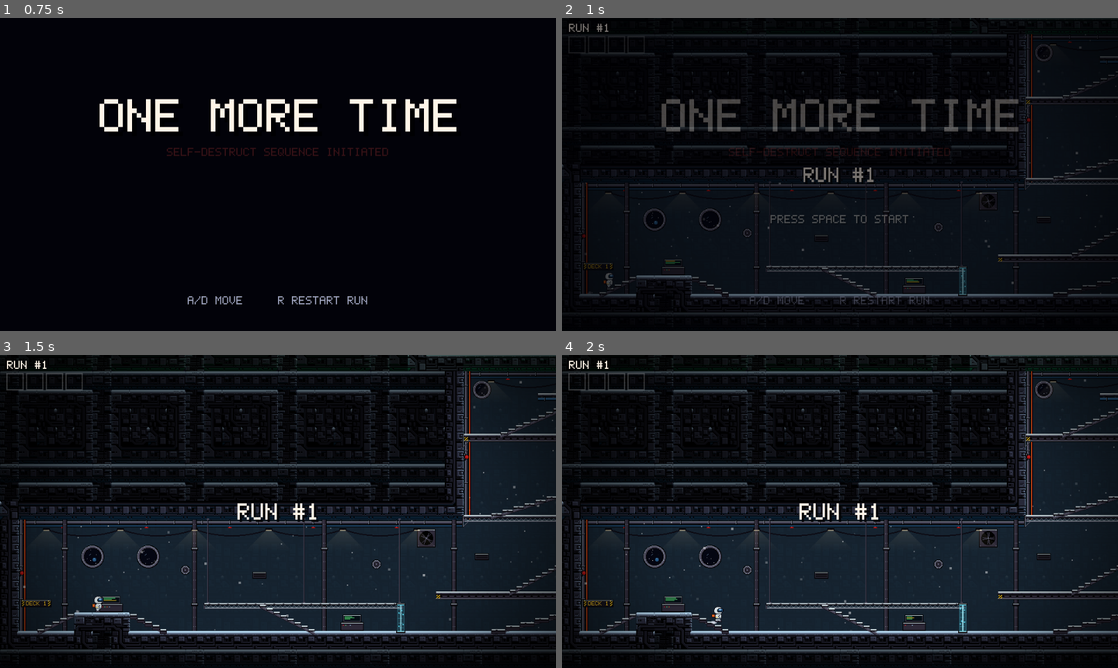
Above: before the commit, frames 1-4 (two rows, left to right).
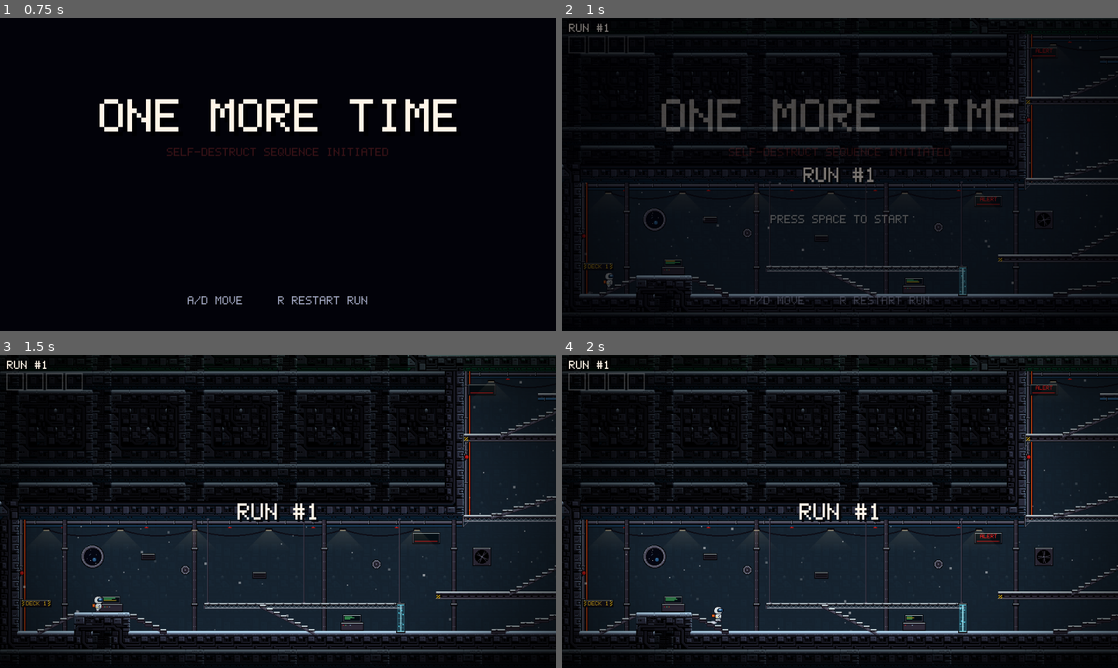
Above: after the commit, the same moments.

Repository: JayChen251/One-more-time
Game: Godot game, scene res://scenes/main.tscn
Two runs of this game, one before a commit and one after it. Both use one fixed random seed, a clock stepped at 60 frames per second and the inputs below.
Inputs:
- Up to frame 1 (0.75 s): tap Enter at 0.5 s; hold D (right) from 0.53 s (still down); tap L (grapple) at 0.6 s
- Up to frame 2 (1 s): keep holding D (right); tap Space (jump) at 0.77 s
- Up to frame 3 (1.5 s): keep holding D (right); tap K (teleport) at 1.35 s
- Up to frame 4 (2 s): keep holding D (right); tap Space (jump) at 1.52 s

Frame 1 is identical in both runs. In frame 2, 0.2% of the frame differs, in the area x 24-89%, y 8-68%; in frame 3, 0.5%; in frame 4, 0.6%, in the area x 24-90%, y 8-69%.

Commit message:
Centre the chunk 2 grapple point between hatches 2 and 3
Co-Authored-By: Claude Opus 5.5 <noreply@anthropic.com>
Claude-Session: https://claude.ai/code/session_01VBg4ft2q8Eto7W6RUi45Wd

Diff:
--- a/scenes/level.tscn
+++ b/scenes/level.tscn
@@ -22,7 +22,7 @@
 
 [node name="Decor" type="Node2D" parent="."]
 script = ExtResource("1_decor")
-items = [["tubering", 2176, 1600, 384, 12], ["tubering", 217 …(2389 unchanged characters)… "damage", 1888, 2848, 64, 64], ["fan", 2272, 2336, 64, 64], ["screen", 2192, 1516, 96, 40], ["window", 2272, 2592, 64, 64], ["fan", 2280, 4456, 48, 48], ["screen", 1680, 4268, 96, 40], ["window", 472, 5400, 80, 80], ["vent", 1832, 2676, 48, 24], ["damage", 2336, 3936, 64, 64], ["fan", 1440, 5344, 64, 64], ["screen", 2320, 3372, 96, 40], ["window", 1632, 4832, 64, 64], ["fan", 2216, 2984, 48, 48], ["screen", 1680, 3052, 96, 40], ["window", 1880, 4440, 80, 80], ["vent", 1640, 5428, 48, 24], ["damage", 1696, 3360, 64, 64], ["fan", 1888, 3552, 64, 64], ["screen", 1616, 2668, 96, 40], ["window", 2144, 3936, 64, 64], ["chase", 2176, 1472, 1, 1088], ["cha …(460 unchanged characters)…
+items = [["tubering", 2176, 1600, 384, 12], ["tubering", 217 …(2389 unchanged characters)… "damage", 1888, 2848, 64, 64], ["fan", 2080, 3936, 64, 64], ["screen", 2256, 2348, 96, 40], ["window", 2208, 1504, 64, 64], ["fan", 2280, 2600, 48, 48], ["screen", 2256, 4460, 96, 40], ["window", 1688, 4248, 80, 80], ["vent", 488, 5428, 48, 24], ["damage", 1824, 2656, 64, 64], ["fan", 2336, 3936, 64, 64], ["screen", 1424, 5356, 96, 40], ["window", 2336, 3360, 64, 64], ["fan", 1896, 3944, 48, 48], ["screen", 1616, 4844, 96, 40], ["window", 2200, 2968, 80, 80], ["vent", 1704, 3060, 48, 24], ["damage", 1888, 4448, 64, 64], ["fan", 1632, 5408, 64, 64], ["screen", 1680, 3372, 96, 40], ["window", 1888, 3552, 64, 64], ["fan", 1640, 2664, 48, 48], ["chase", 2176, 1472, 1, 1088], ["cha …(460 unchanged characters)…
 
 [node name="TileMapLayer" type="TileMapLayer" parent="." groups=["tilemap"]]
 scale = Vector2(2, 2)
@@ -293,7 +293,7 @@
 wall_right = false
 
 [node name="Chunk2Point" parent="GrapplePoints" instance=ExtResource("4_grapple_point")]
-position = Vector2(1984, 4016)
+position = Vector2(1728, 4144)
 
 [node name="Chunk3Field" parent="ForceFields" instance=ExtResource("3_force_field")]
 position = Vector2(2112, 3412)
Not shown, changed: tools/build_level.py
